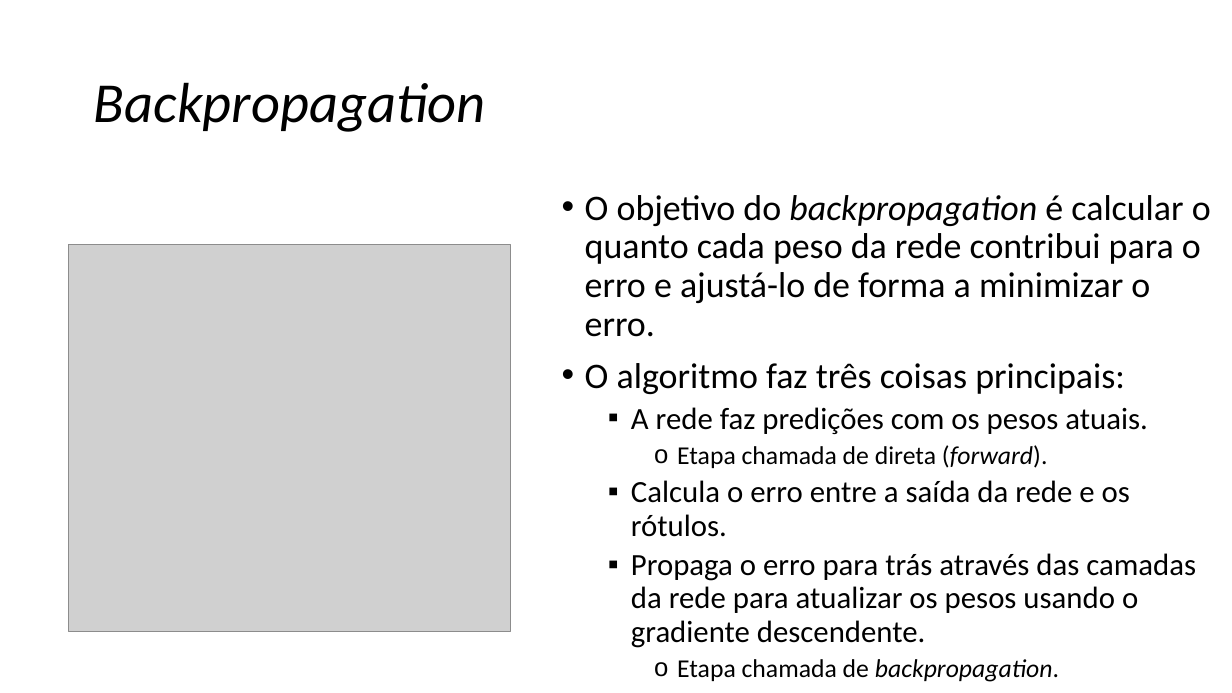
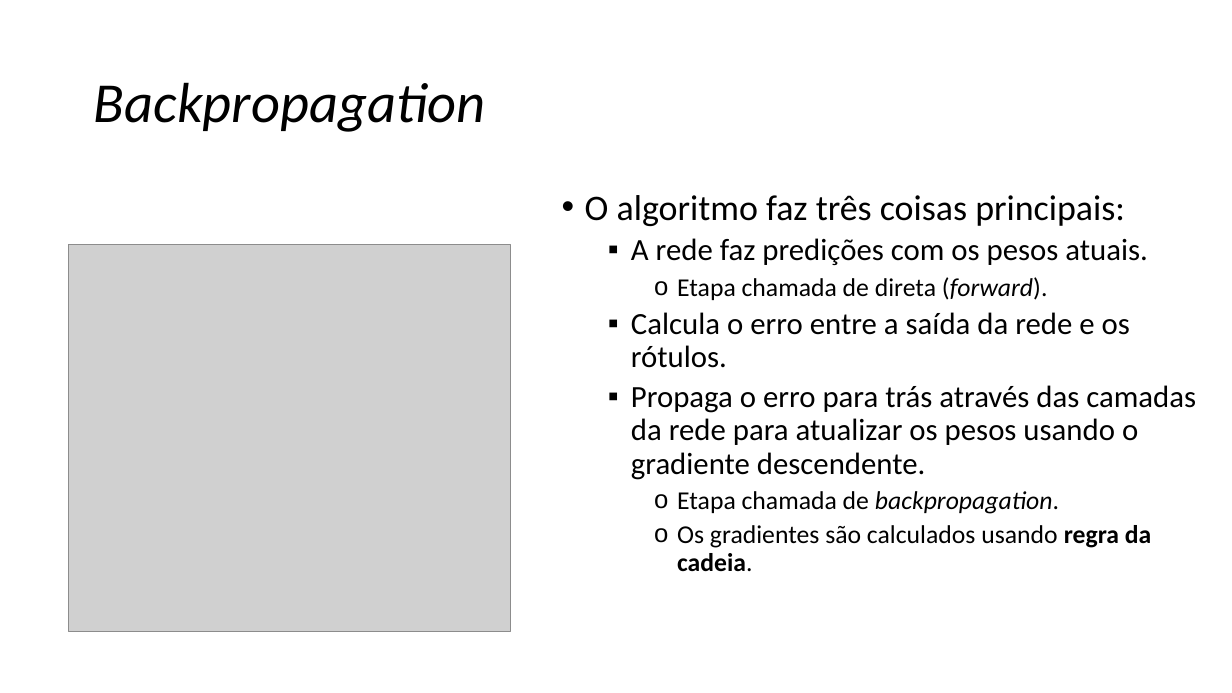
Before and after one commit to zz4fap/c24_inteligencia_artificial, a slide deck: slide 28 of slides/C24_MLP.pptx. Drawn at 1232x693 pixels with LibreOffice and Linux fonts; fonts in the diff are those of the drawing; grey boxes stand for pictures. Boxes give left, top, right and bottom in pixels: in the first picture for what was removed or moved away, otherwise in the second. Text is boxed around its words. In the diff, an @@ line names an element or a change of style, - is before the commit and + after.

```diff
--- a/slides/C24_MLP.pptx
+++ b/slides/C24_MLP.pptx
@@ text at (585,195,1211,337): paragraph removed @@
-• O objetivo do backpropagation é calcular o quanto cada peso da rede contribui para o erro e ajustá-lo de forma a minimizar o erro.
@@ text at (677,525,1151,572): paragraph added @@
+    o Os gradientes são calculados usando regra da cadeia.
```
Also in this commit, not shown: 2 other slides changed, 7 slides added.
